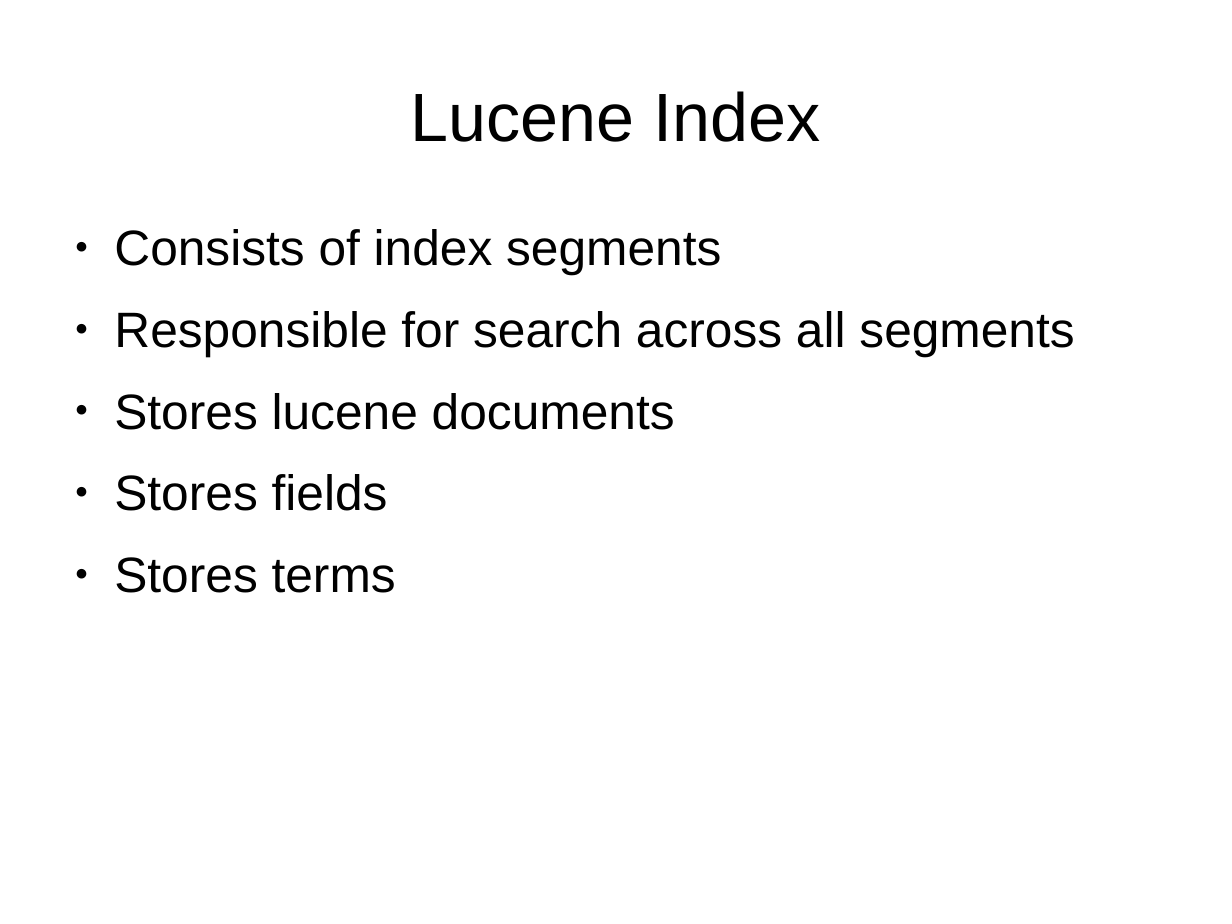
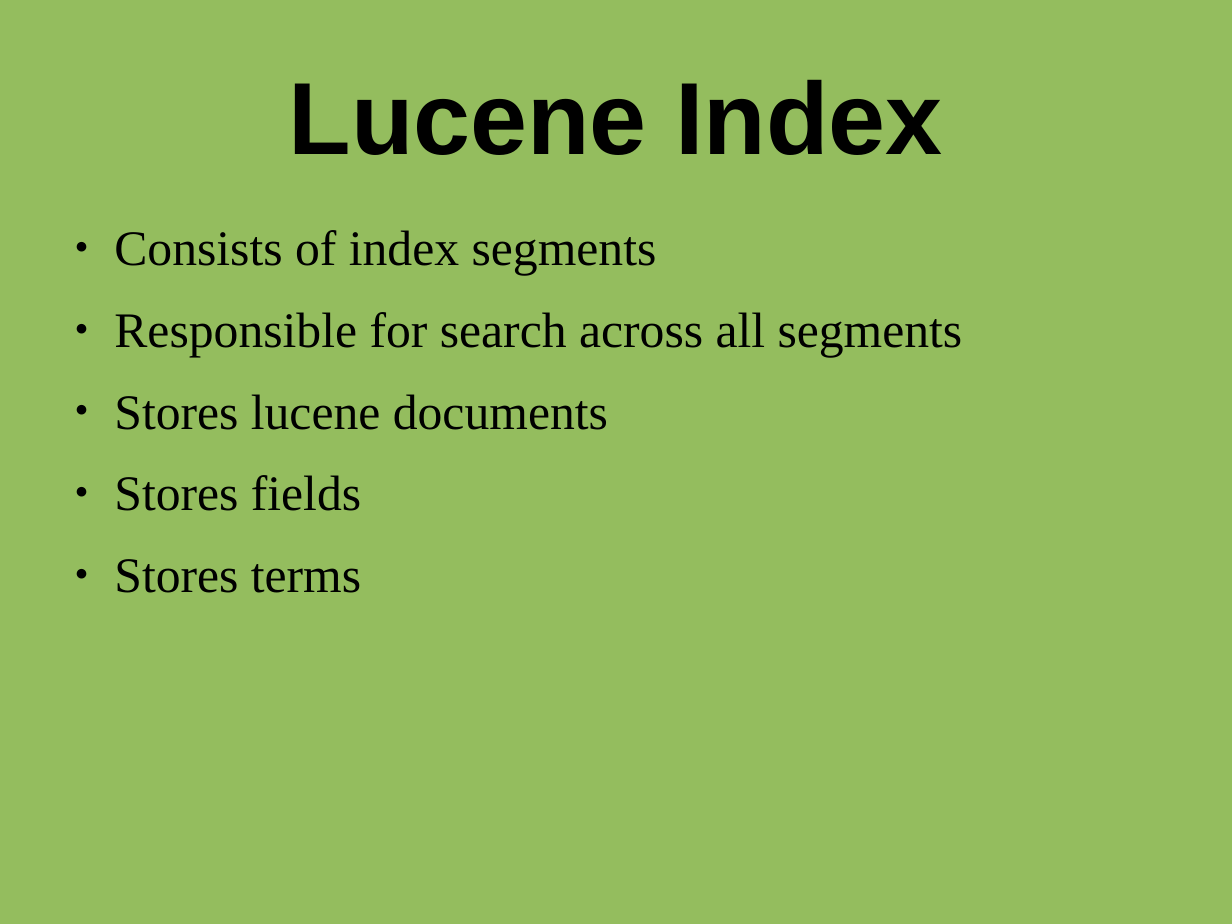
Before and after one commit to james1ewis/ElasticsearchForDBAs, a slide deck: slide 9 of Elasticsearch.odp (slide 10 before the commit). Drawn at 1232x924 pixels with LibreOffice and Linux fonts; fonts in the diff are those of the drawing. Boxes give left, top, right and bottom in pixels: in the first picture for what was removed or moved away, otherwise in the second. Text is boxed around its words. In the diff, an @@ line names an element or a change of style, - is before the commit and + after.

Commit message:
changed colour, added image, changed fonts

```diff
--- a/Elasticsearch.odp
+++ b/Elasticsearch.odp
@@ background #FFFFFF to #94BD5E @@
@@ title "Lucene Index" at <box>289,79,942,155</box>: size 44 to 66 pt, bold on @@
@@ text "Consists of index segments" at <box>114,230,963,593</box>: font Arial to Times New Roman @@
```
Also in this commit, not shown: 14 other slides changed, 1 slide added, 1 slide removed.
